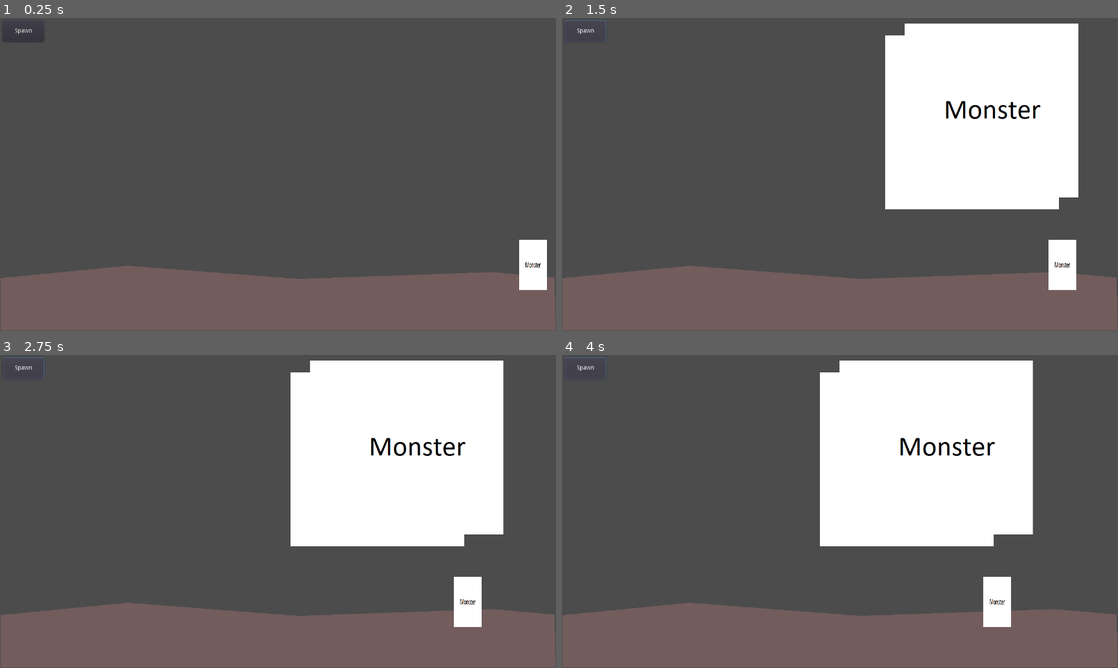
Above: before the commit, frames 1-4 (two rows, left to right).
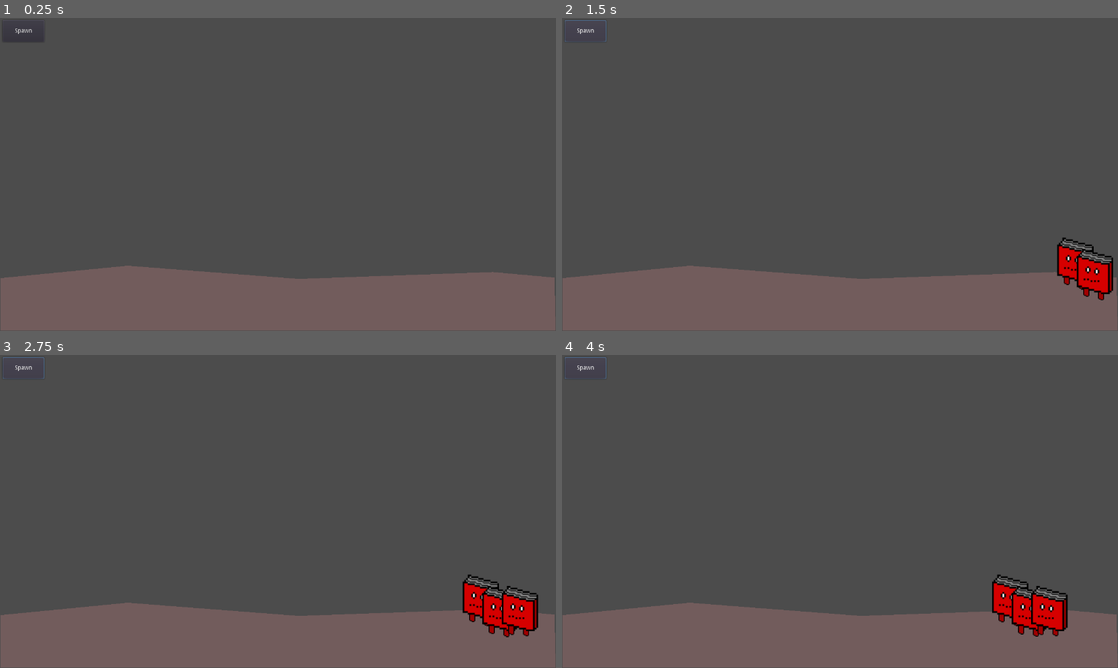
Above: after the commit, the same moments.

Repository: Boyquotes/unnamed_godot
Game: Godot game, scene res://Node2D.tscn
Two runs of this game, one before a commit and one after it. Both use one fixed random seed, a clock stepped at 60 frames per second and the inputs below.
Inputs:
- Up to frame 1 (0.25 s): no input
- Up to frame 2 (1.5 s): click "Spawn" at 0.5 s; click "Spawn" at 1.25 s
- Up to frame 3 (2.75 s): click "Spawn" at 2 s
- Up to frame 4 (4 s): no input

The runs differ from the first frame. In frame 1, 0.8% of the frame differs, in the area x 93-99%, y 70-87%; in frame 2, 22%; in frame 3, 25%; in frame 4, 25%, in the area x 46-91%, y 1-90%.

Commit message:
Added basic enemy movement + legs movement

Diff:
--- a/Button.gd
+++ /dev/null
@@ -1,16 +0,0 @@
-extends Button
-
-
-# Declare member variables here. Examples:
-# var a = 2
-# var b = "text"
-
-
-# Called when the node enters the scene tree for the first time.
-func _ready():
-	pass # Replace with function body.
-
-
-# Called every frame. 'delta' is the elapsed time since the previous frame.
-#func _process(delta):
-#	pass
--- a/Main.gd
+++ /dev/null
@@ -1,10 +0,0 @@
-extends Node2D
-
-func _on_button_pressed():
-	var sprite = Sprite.new();
-	var y = randf() * 50 + 200;
-	sprite.set_script(load('Sprite.gd'));
-	var image = load("resources/monster.png");
-	sprite.texture = image;
-	sprite.translate(Vector2(1000,y));
-	add_child(sprite);
--- a/Node2D.tscn
+++ b/Node2D.tscn
@@ -1,9 +1,6 @@
-[gd_scene load_steps=5 format=2]
+[gd_scene load_steps=2 format=2]
 
-[ext_resource path="res://Main.gd" type="Script" id=1]
-[ext_resource path="res://Button.gd" type="Script" id=2]
-[ext_resource path="res://Sprite.gd" type="Script" id=3]
-[ext_resource path="res://resources/monster.png" type="Texture" id=4]
+[ext_resource path="res://src/Main.gd" type="Script" id=1]
 
 [node name="Node2D" type="Node2D"]
 script = ExtResource( 1 )
@@ -14,21 +11,12 @@
 scale = Vector2( 1.24697, 0.607185 )
 polygon = PoolVector2Array( 1, 400, 236, 353, 552, 403, 910.072, 376.99, 1024, 398, 1026, 598, 1, 599 )
 
-[node name="Sprite" type="Sprite" parent="."]
-position = Vector2( 1241.96, 568.385 )
-scale = Vector2( 0.159104, 0.289442 )
-texture = ExtResource( 4 )
-centered = false
-offset = Vector2( -200, -200 )
-script = ExtResource( 3 )
-
 [node name="Button" type="Button" parent="."]
 margin_left = 6.29961
 margin_top = 5.03969
 margin_right = 102.3
 margin_bottom = 55.0397
 text = "Spawn"
-script = ExtResource( 2 )
 __meta__ = {
 "_edit_use_anchors_": false
 }
--- a/Sprite.gd
+++ b/src/Book.gd
@@ -1,10 +1,6 @@
 extends Sprite
 
-
-# Declare member variables here. Examples:
-# var a = 2
-# var b = "text"
-
+var time = 0;
 
 # Called when the node enters the scene tree for the first time.
 func _ready():
@@ -14,3 +10,9 @@
 # Called every frame. 'delta' is the elapsed time since the previous frame.
 func _process(_delta):
 	self.translate(Vector2(-1,0));
+
+	time += 1;
+	var movement = Vector2(0, sin(time));
+	for child in get_children():
+		child.translate(movement);
+		movement = movement * -1
--- /dev/null
+++ b/src/Main.gd
@@ -0,0 +1,28 @@
+extends Node2D
+
+func _on_button_pressed():
+	var book = Sprite.new();
+	book.set_script(load('src/Book.gd'));
+	var image = load("resources/book.png");
+	book.texture = image;
+	book.offset = Vector2(-21,-26);
+
+	var window_size = get_viewport_rect().size;
+	book.apply_scale(Vector2(2,2));
+	var y = randf() * (window_size.y / 15) + (window_size.y / 10);
+	book.translate(window_size - Vector2(0, y));
+
+	var legs_image = load("resources/book_legs.png");
+	var leg1 = Sprite.new();
+	var leg2 = Sprite.new();
+	leg1.texture = legs_image;
+	leg2.texture = legs_image;
+	leg1.offset = Vector2(-31,-3);
+	leg2.offset = Vector2(-14,2);
+	leg1.show_behind_parent = true;
+	leg2.show_behind_parent = true;
+
+	book.add_child(leg1);
+	book.add_child(leg2);
+
+	add_child(book);
Binary file added: resources/book.png
Not shown, added: resources/book.png.import
Binary file added: resources/book_legs.png
Not shown, changed: resources/book_legs.png.import
Binary file removed: resources/monster.png
